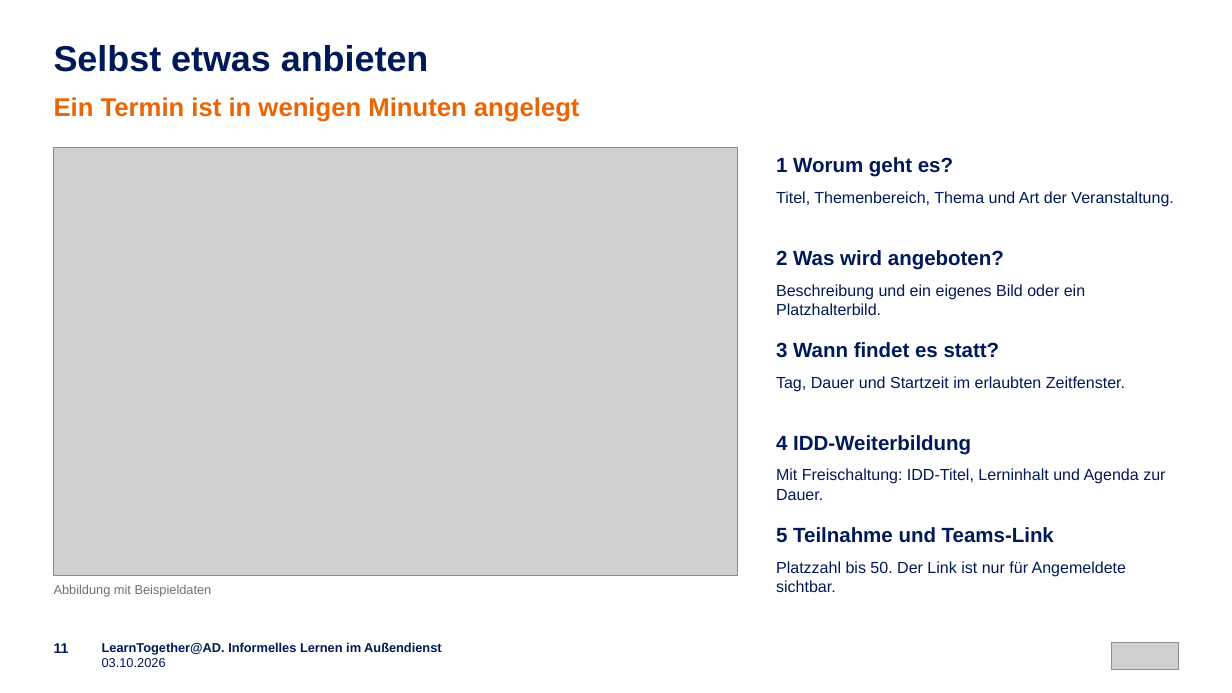
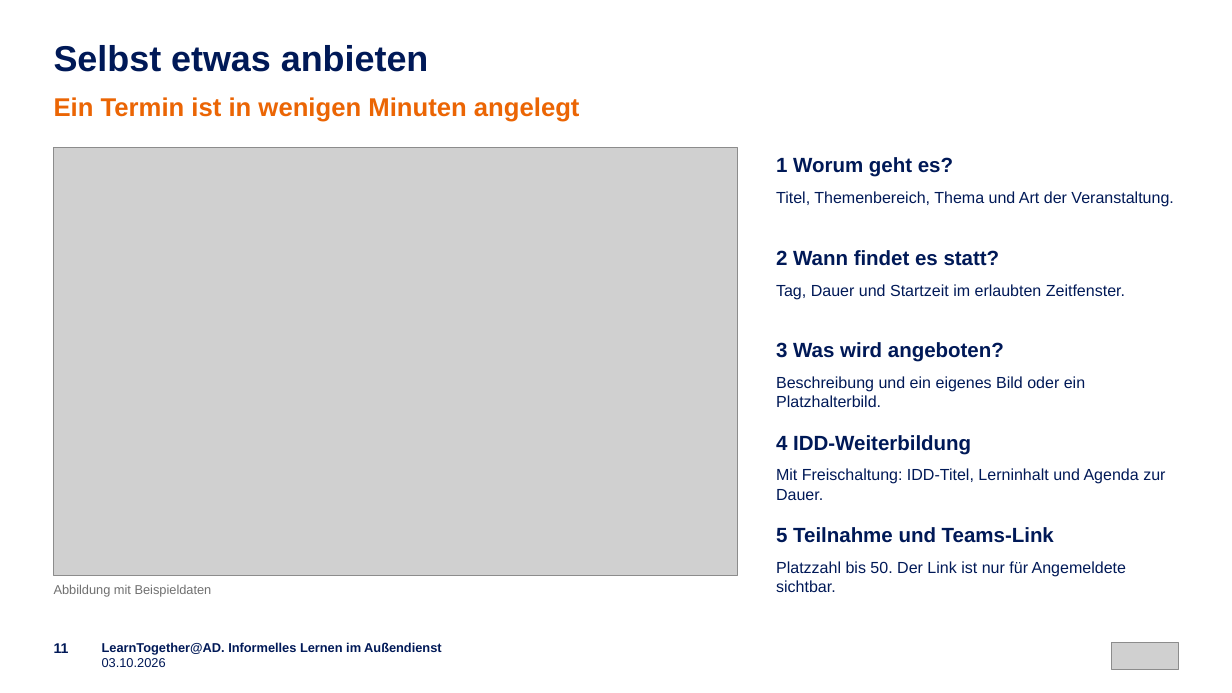
Before and after one commit to emplush/ruv_learntogether, a slide deck: slide 11 of docs/LearnTogether-AD_Praesentation.pptx. Drawn at 1232x693 pixels with LibreOffice and Linux fonts; fonts in the diff are those of the drawing; grey boxes stand for pictures. Boxes give left, top, right and bottom in pixels: in the first picture for what was removed or moved away, otherwise in the second. Text is boxed around its words. In the diff, an @@ line names an element or a change of style, - is before the commit and + after.

```diff
--- a/docs/LearnTogether-AD_Praesentation.pptx
+++ b/docs/LearnTogether-AD_Praesentation.pptx
@@ text at (x1=776, y1=250, x2=1000, y2=266): text changed @@
-2 Was wird angeboten?
+2 Wann findet es statt?
@@ text "Tag, Dauer und Startzeit im ..." moved from (x1=776, y1=376, x2=1125, y2=392) to (x1=776, y1=284, x2=1125, y2=299) @@
@@ text at (x1=776, y1=342, x2=1004, y2=362): text changed @@
-3 Wann findet es statt?
+3 Was wird angeboten?
@@ text "Beschreibung und ein eigenes Bild ..." moved from (x1=776, y1=284, x2=1085, y2=315) to (x1=776, y1=376, x2=1085, y2=407) @@
```
Also in this commit, not shown: 25 other files.
